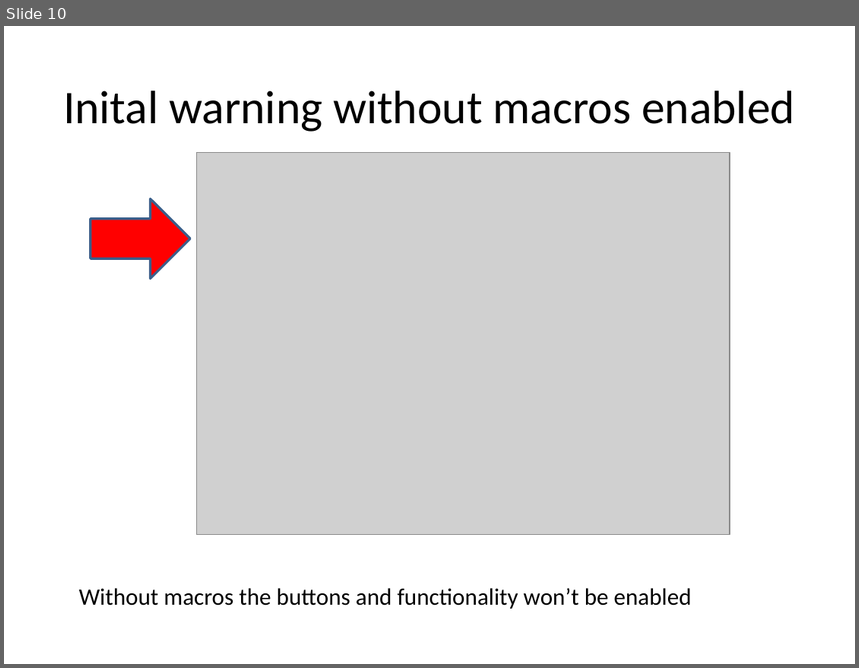
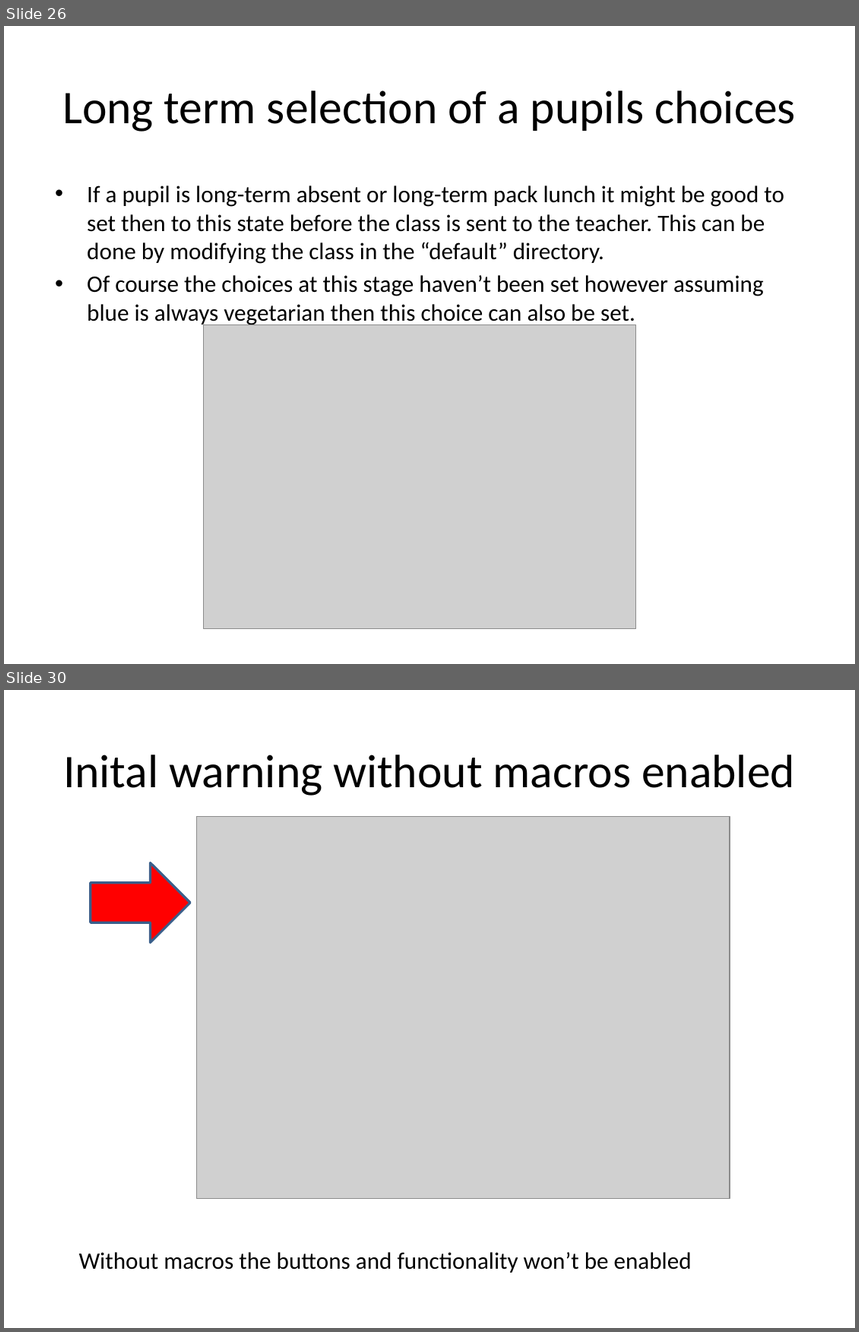
Before and after one commit to asfcarter/dinner_choices, a slide deck: Admin/User guides/Admin_info.pptx. Shown one above the other, each under a label of ours: slide 10 before the commit, slides 26 and 30 after it; the slides between them are not shown. The pictures are 859x668 and 859x1332 pixels, drawn with LibreOffice and Linux fonts; fonts in the diff are those of the drawing; grey boxes stand for pictures. Boxes give left, top, right and bottom in pixels: in the first picture for what was removed or moved away, otherwise in the second. Text is boxed around its words. In the diff, an @@ line names an element or a change of style, - is before the commit and + after.

Commit message:
Update the user guides. Remove all the default files so that everything is clean.

```diff
--- a/Admin/User guides/Admin_info.pptx
+++ b/Admin/User guides/Admin_info.pptx
@@ slide 26 added at bbox=[4, 26, 855, 664], background #FFFFFF @@
@@ title added at bbox=[63, 91, 796, 132], 39.6 pt, text #000000 @@
+Long term selection of a pupils choices
@@ text added at bbox=[87, 186, 785, 327], 20 pt, text #000000 @@
+  • If a pupil is long-term absent or long-term pack lunch it might be good to set then to this state before the class is sent to the teacher. This can be done by modifying the class in the “default” directory.
+  • Of course the choices at this stage haven’t been set however assuming blue is always vegetarian then this choice can also be set.
@@ picture added at bbox=[203, 325, 636, 629] @@
@@ what was slide 10 is now slide 30 @@
```
Also in this commit, not shown: 8 slides changed, 20 other slides added, 1 slide removed, 19 other files.
